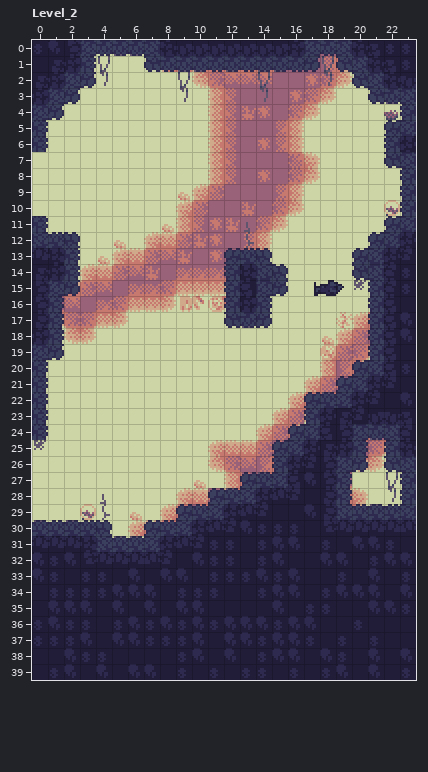
Level history. LDtk project: res/world.ldtk. Above: the version before the commit.
Cells are 8x8 px. Shown: Level_2 x 0..23, y 0..39. The commit also changed other parts of the map, which this record leaves out.
The result:
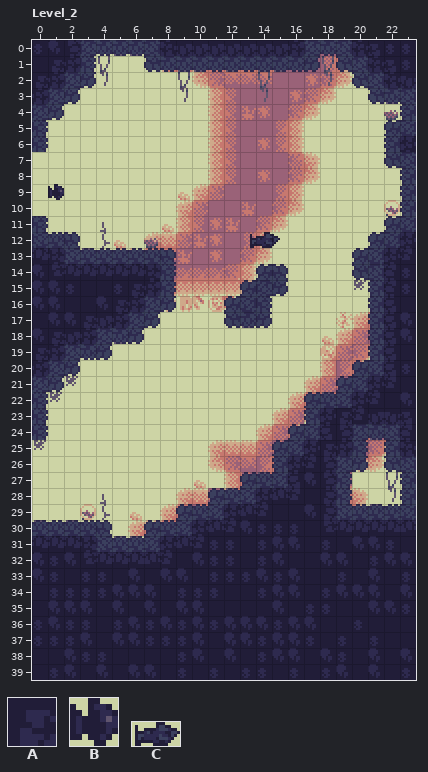
Key: from "Collisions": A 1; from "Entities": B 0, C 40.
_ is an empty cell.
Objects are placed by their top-left corner, in cells (3,4 is the top-left corner of cell 3,4); size is 1x1 cell unless given.
The commit says: changed shark speed
From old to new:
Layer "Collisions":
Tile A now appears in rows 13 to 15 at x 3 to 8; in row 16 at x 2 to 8; in row 17 at x 2 to 7; in row 18 at x 2 to 6; in row 19 at x 2 to 4; in row 20 at x 1 to 2.
Tile A now appears in row 21 at x 1.
Tile A is removed in row 13 at x 12 to 14; in row 14 at x 12 to 13; in row 15 at x 12.
Layer "Entities":
A new object: C "ENTITY_PRESET_SHARK" at 13.5,12 size 2x1.
A new object: B "ENTITY_PRESET_FISHYMAN" at 1,9.
Object C "ENTITY_PRESET_SHARK" at 17.5,15 size 2x1 is removed.
